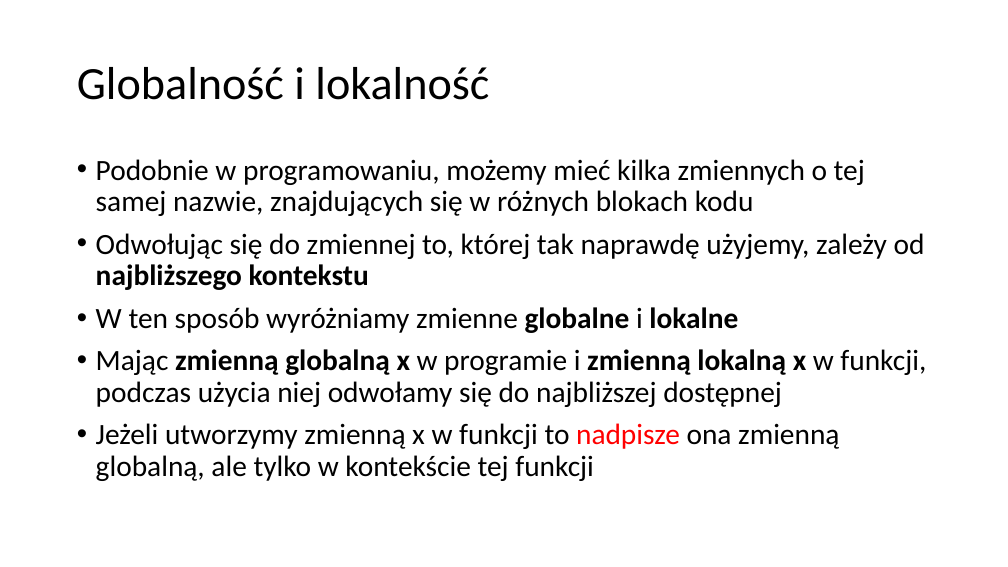
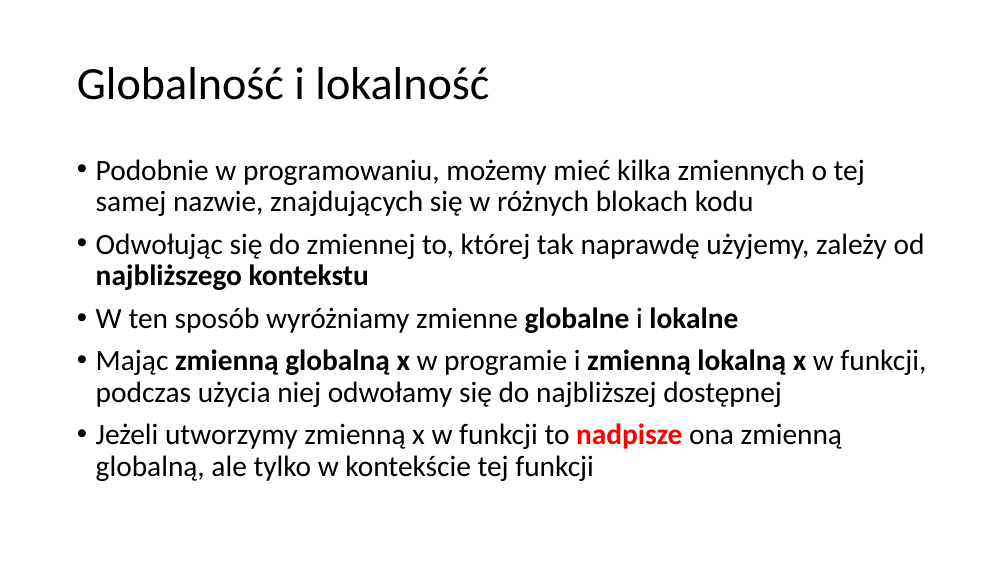
Before and after one commit to blackbat13/CS-HTiEW, a slide deck: slide 4 of Wprowadzenie do funkcji/III. Wprowadzenie do funkcji - globalność i lokalność zmiennych/Globalność i lokalność.pptx. Drawn at 1008x567 pixels with LibreOffice and Linux fonts; fonts in the diff are those of the drawing. Boxes give left, top, right and bottom in pixels: in the first picture for what was removed or moved away, otherwise in the second. Text is boxed around its words. In the diff, an @@ line names an element or a change of style, - is before the commit and + after.

```diff
--- a/Wprowadzenie do funkcji/III. Wprowadzenie do funkcji - globalność i lokalność zmiennych/Globalność i lokalność.pptx
+++ b/Wprowadzenie do funkcji/III. Wprowadzenie do funkcji - globalność i lokalność zmiennych/Globalność i lokalność.pptx
@@ text at (96, 423, 842, 481): bold on in "nadpisze" @@
```
Also in this commit, not shown: 1 other slide changed, 3 slides added.
